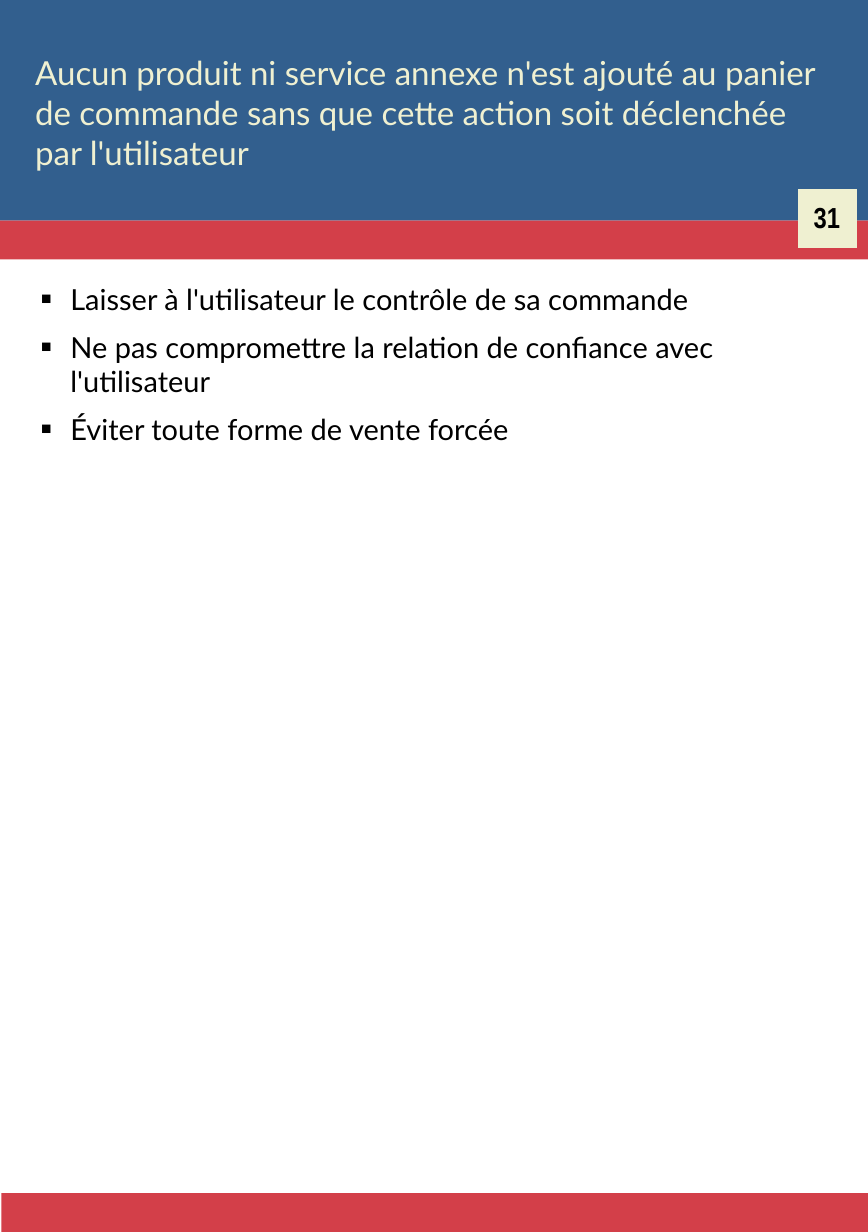
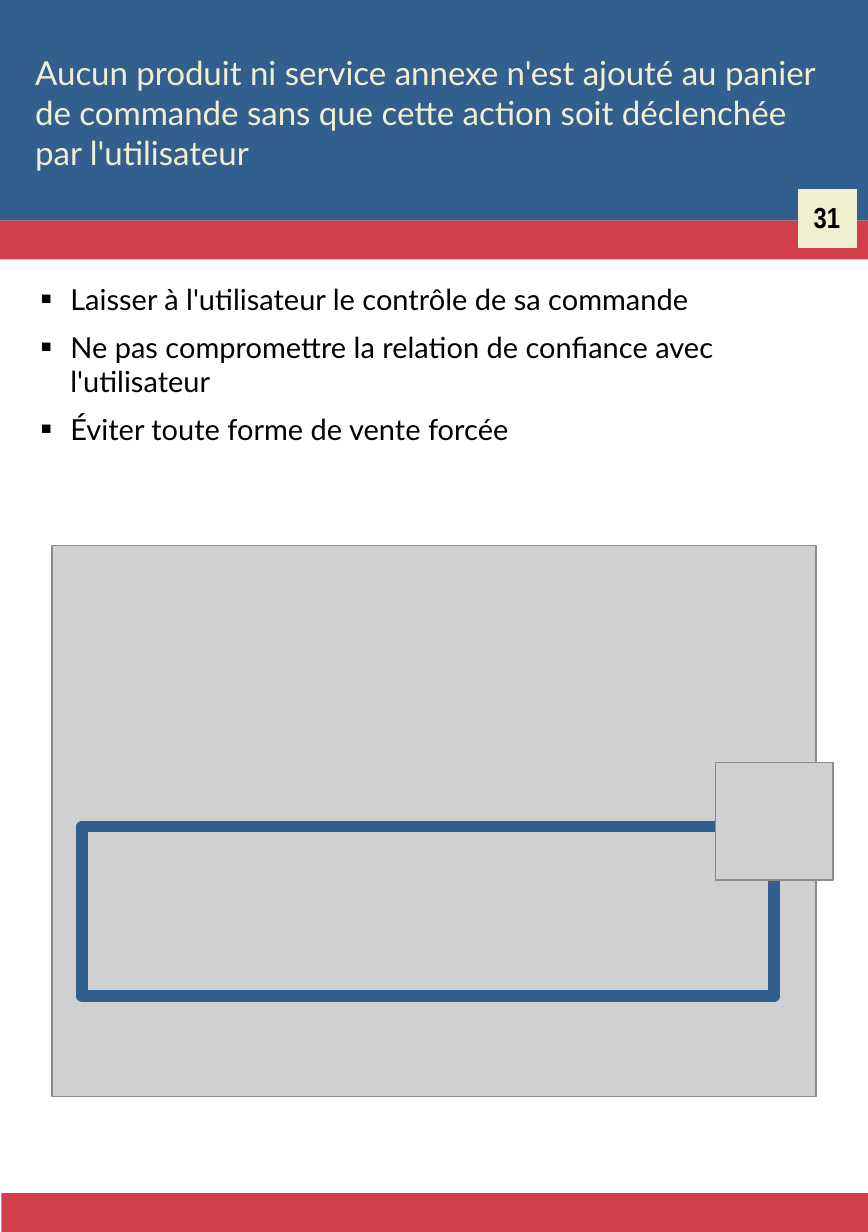
Before and after one commit to Zigazou/bonnes-pratiques-illustrees, a slide deck: slide 36 of bonnes-pratiques.odp. Drawn at 868x1232 pixels with LibreOffice and Linux fonts; fonts in the diff are those of the drawing; grey boxes stand for pictures. Boxes give left, top, right and bottom in pixels: in the first picture for what was removed or moved away, otherwise in the second. Text is boxed around its words. In the diff, an @@ line names an element or a change of style, - is before the commit and + after.

Commit message:
Ajout de la BP 31

```diff
--- a/bonnes-pratiques.odp
+++ b/bonnes-pratiques.odp
@@ picture added at [52, 545, 816, 1096] @@
@@ picture added at [715, 762, 832, 880] @@
@@ rectangle added at [82, 826, 774, 996], outline #325F8E 5.67 pt @@
```
Also in this commit, not shown: 6 other files.
